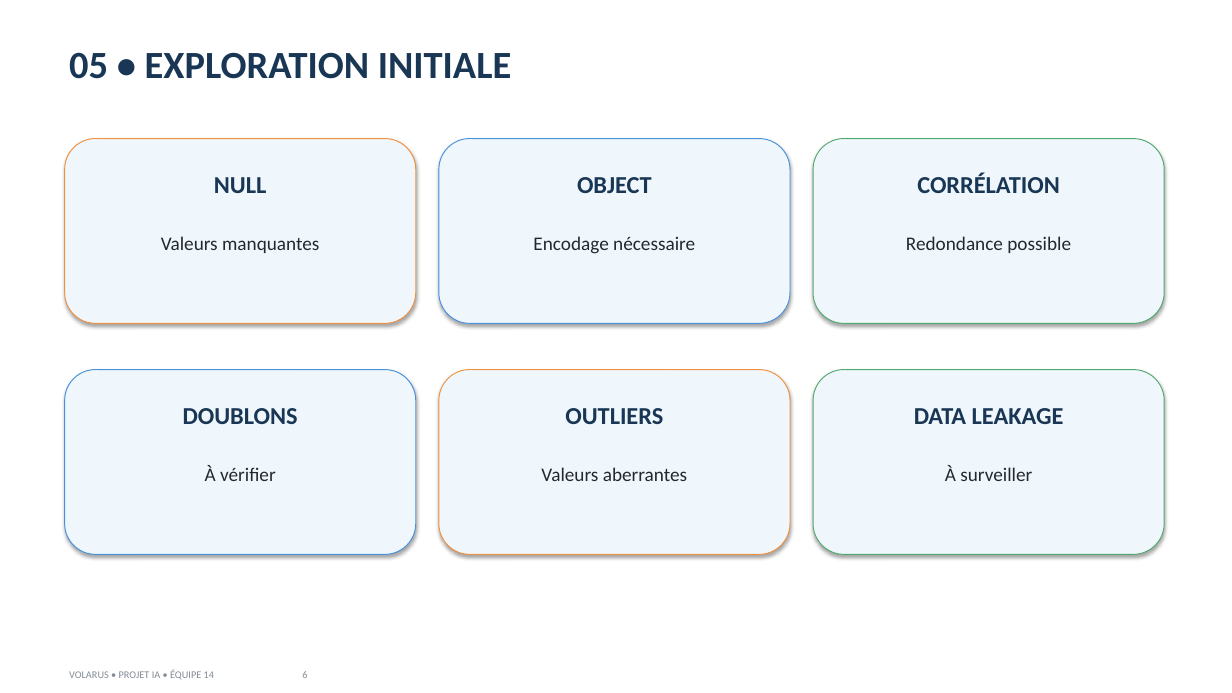
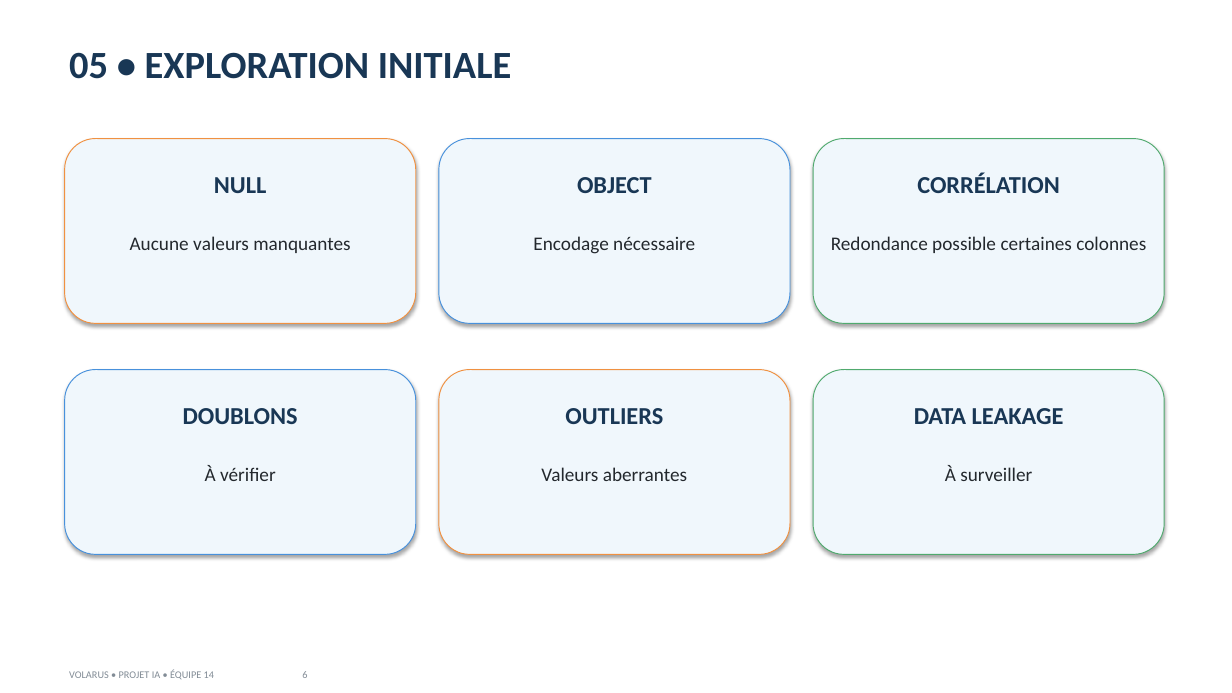
Before and after one commit to seguinx/Projet_Pr-diction_Avion-_retard, a slide deck: slide 6 of PROJET/Presentation_Volarus_Condensee_v3.pptx. Drawn at 1232x693 pixels with LibreOffice and Linux fonts; fonts in the diff are those of the drawing. Boxes give left, top, right and bottom in pixels: in the first picture for what was removed or moved away, otherwise in the second. Text is boxed around its words. In the diff, an @@ line names an element or a change of style, - is before the commit and + after.

```diff
--- a/PROJET/Presentation_Volarus_Condensee_v3.pptx
+++ b/PROJET/Presentation_Volarus_Condensee_v3.pptx
@@ text at box(130, 236, 350, 253): text changed @@
-Valeurs manquantes
+Aucune valeurs manquantes
@@ text at box(831, 236, 1146, 253): text changed @@
-Redondance possible
+Redondance possible certaines colonnes
```
Also in this commit, not shown: 1 other slide changed, 3 other files.
